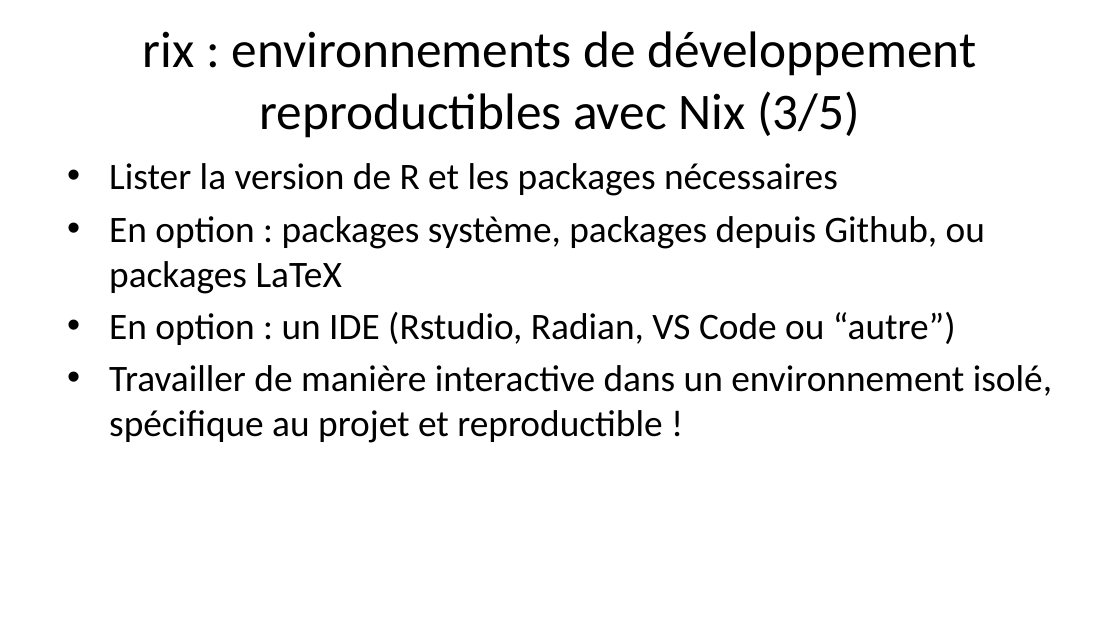
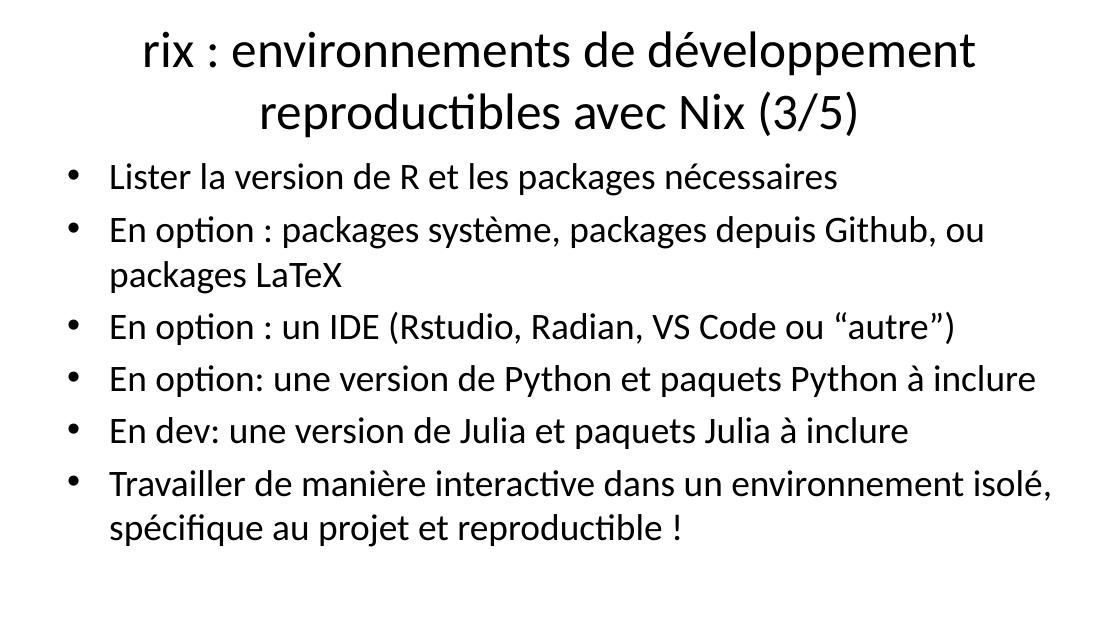
Before and after one commit to b-rodrigues/repro_rrr, a slide deck: slide 12 of docs/index.pptx (slide 19 before the commit). Drawn at 1120x630 pixels with LibreOffice and Linux fonts; fonts in the diff are those of the drawing. Boxes give left, top, right and bottom in pixels: in the first picture for what was removed or moved away, otherwise in the second. Text is boxed around its words. In the diff, an @@ line names an element or a change of style, - is before the commit and + after.

```diff
--- a/docs/index.pptx
+++ b/docs/index.pptx
@@ text at <box>109,365,1036,449</box>: paragraphs added @@
+• En option: une version de Python et paquets Python à inclure
+• En dev: une version de Julia et paquets Julia à inclure
```
Also in this commit, not shown: 7 other slides changed, 1 slide added, 11 slides removed, 12 other files.
